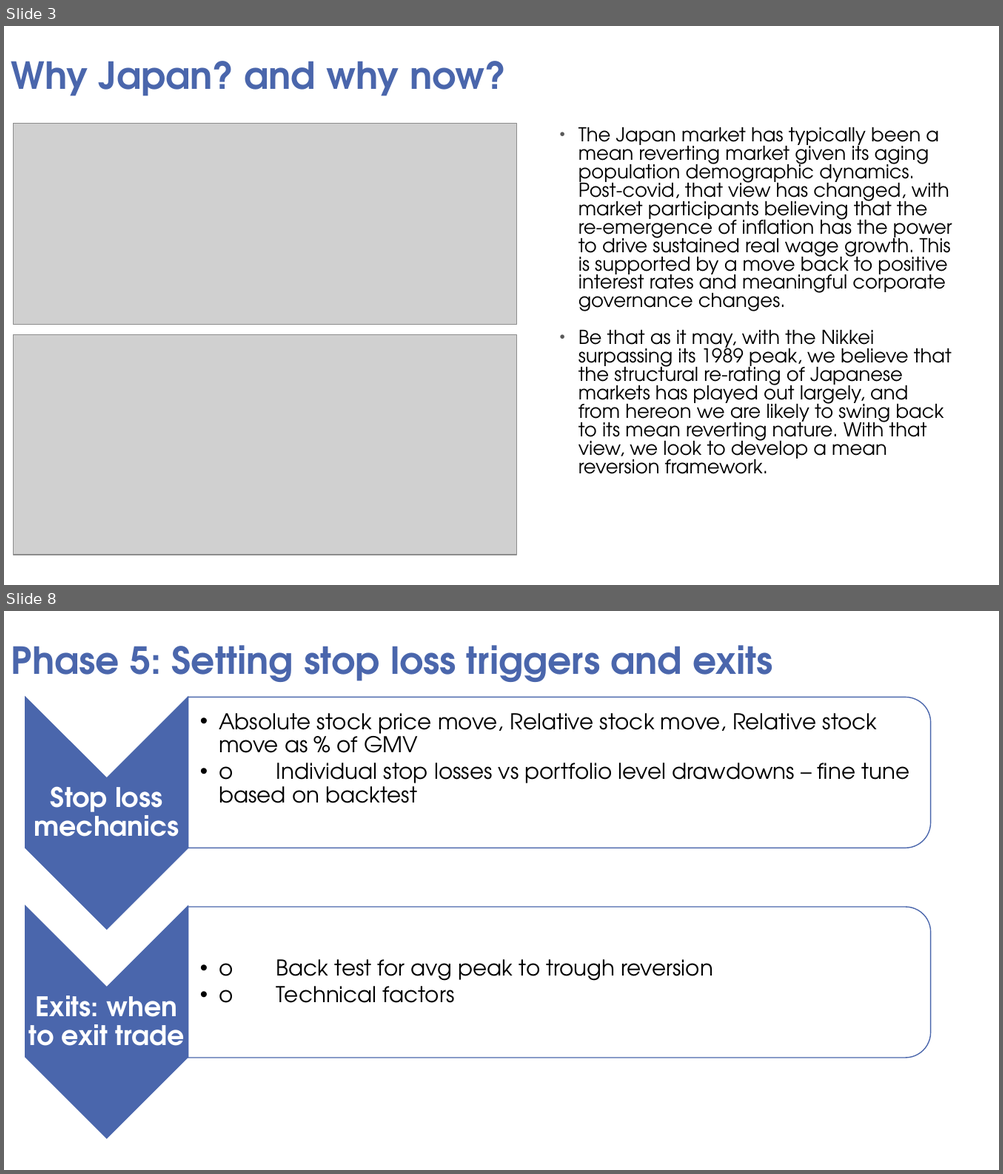
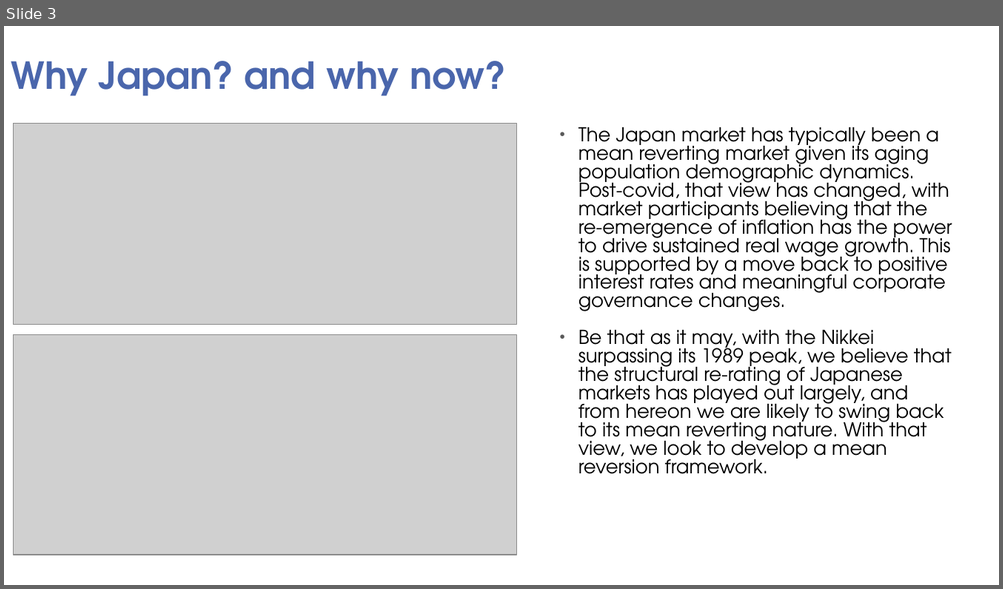
Before and after one commit to HHH0808/SMU-QTS, a slide deck: QTS project presentation.pptx. Shown one above the other, each under a label of ours: slides 3 and 8 before the commit, slide 3 after it; the slides between them are not shown. The pictures are 1003x1174 and 1003x589 pixels, drawn with LibreOffice and Linux fonts; fonts in the diff are those of the drawing; grey boxes stand for pictures; background and template pictures are left out. Boxes give left, top, right and bottom in pixels: in the first picture for what was removed or moved away, otherwise in the second. Text is boxed around its words. In the diff, an @@ line names an element or a change of style, - is before the commit and + after.

```diff
--- a/QTS project presentation.pptx
+++ b/QTS project presentation.pptx
@@ slide 8 removed at box(4, 611, 999, 1170), background picture (left out) @@
@@ title removed at box(11, 645, 773, 682) @@
-Phase 5: Setting stop loss triggers and exits
@@ group removed at box(25, 697, 930, 1139): 4 texts, 2 chevrons, 2 round same rects @@
-Stop loss mechanics
-  • Absolute stock price move, Relative stock move, Relative stock move as % of GMV
-  • o Individual stop losses vs portfolio level drawdowns – fine tune based on backtest
-Exits: when to exit trade
-  • o Back test for avg peak to trough reversion
-  • o Technical factors
```
Also in this commit, not shown: 5 slides changed, 7 slides added, 4 other slides removed.
